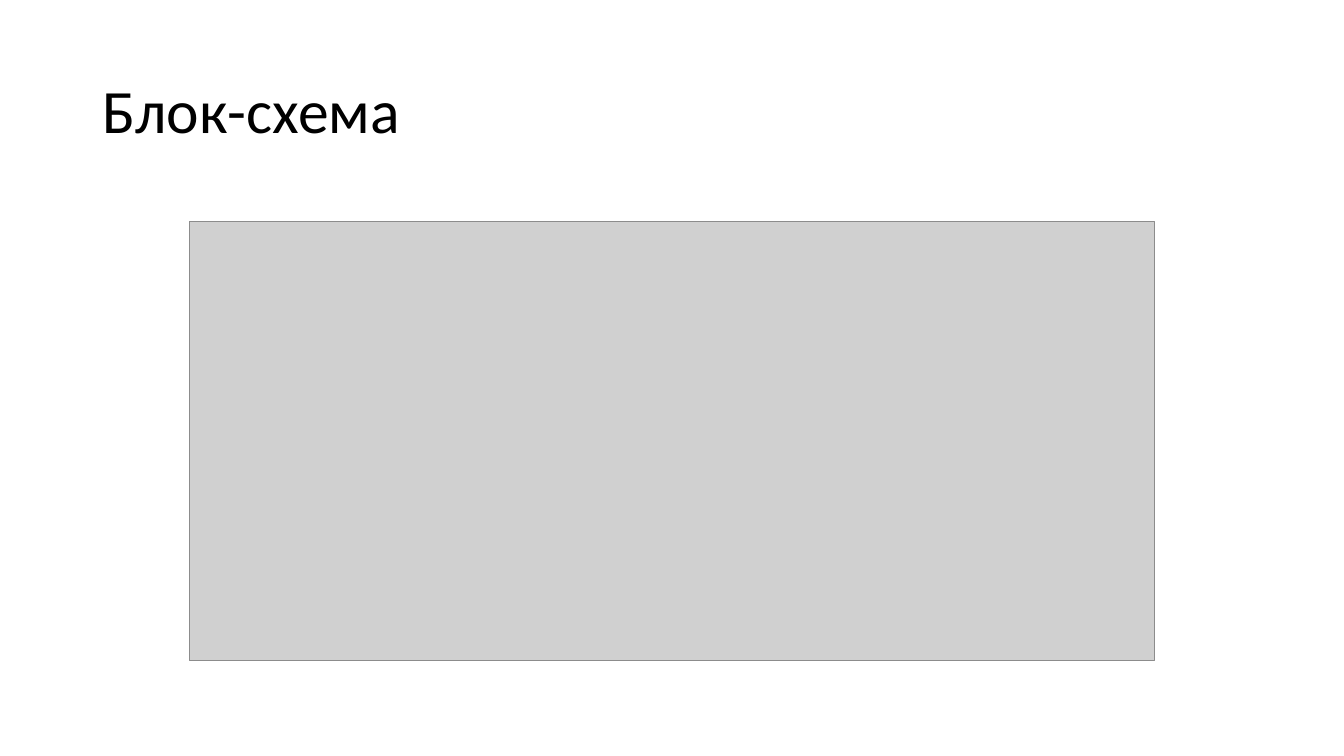
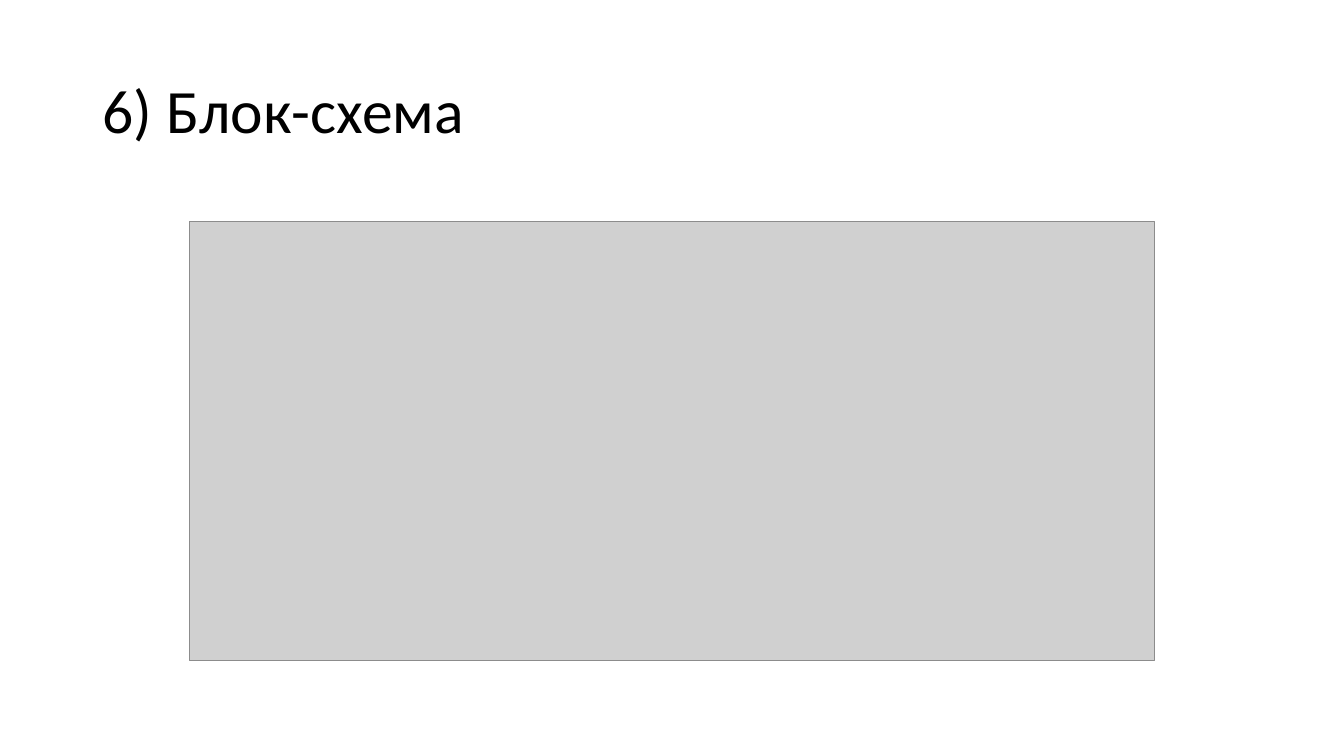
Before and after one commit to am1bestofluck/exam0723, a slide deck: slide 8 of report.pptx. Drawn at 1344x756 pixels with LibreOffice and Linux fonts; fonts in the diff are those of the drawing; grey boxes stand for pictures. Boxes give left, top, right and bottom in pixels: in the first picture for what was removed or moved away, otherwise in the second. Text is boxed around its words. In the diff, an @@ line names an element or a change of style, - is before the commit and + after.

```diff
--- a/report.pptx
+++ b/report.pptx
@@ title at (102, 88, 463, 142): text changed @@
-Блок-схема
+6) Блок-схема
```
Also in this commit, not shown: 5 slides added.
